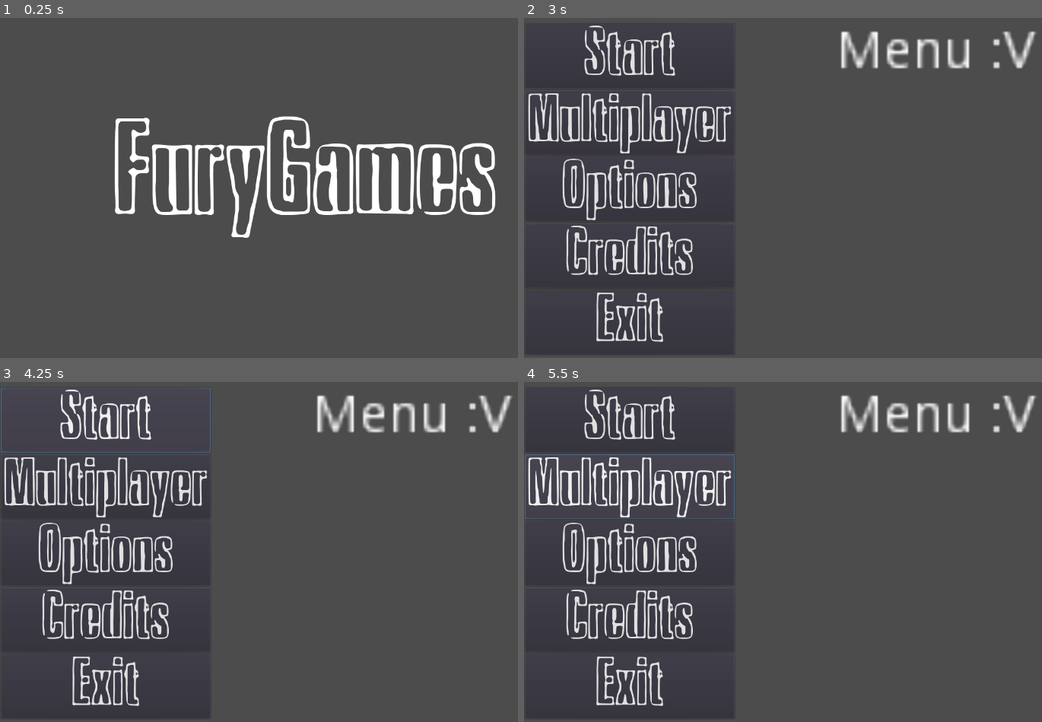
Above: before the commit, frames 1-4 (two rows, left to right).
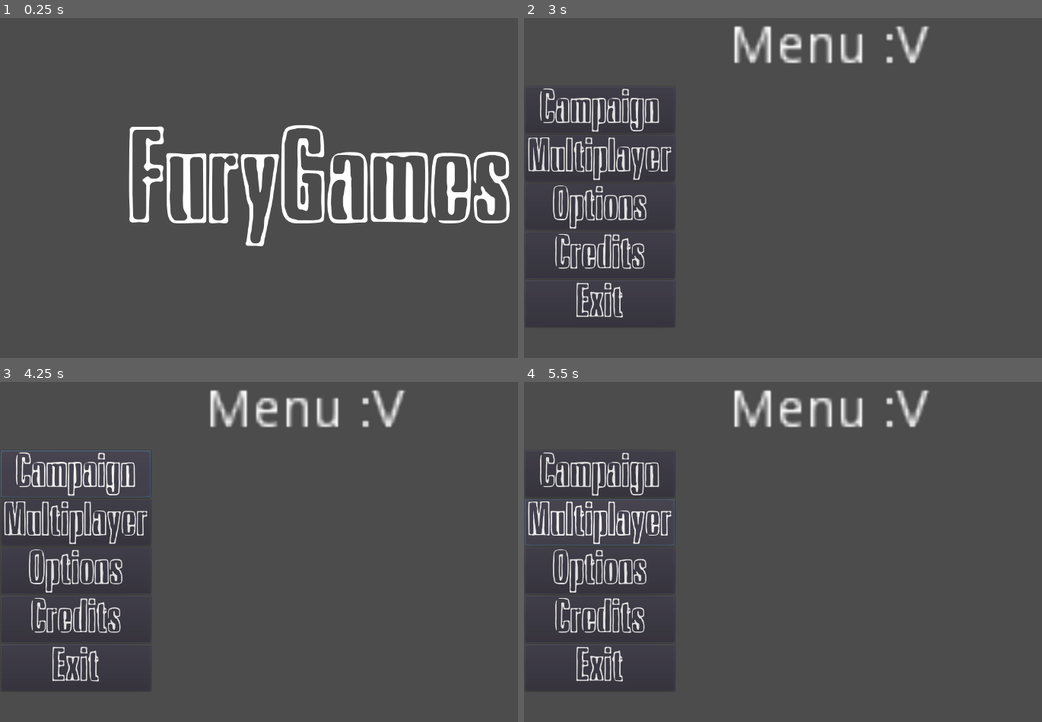
Above: after the commit, the same moments.

Repository: MatiasVME/HFTM
Game: Godot game, scene res://src/MainScreens/Splash.tscn
Two runs of this game, one before a commit and one after it. Both use one fixed random seed, a clock stepped at 60 frames per second and the inputs below.
Inputs (mouse positions are in pixels of both pictures, inside the frame that each line leads up to):
- Up to frame 1 (0.25 s): no input
- Up to frame 2 (3 s): tap Enter at 0.5, 2 s; move the mouse to (964, 171) at 0.52 s; hold D (right) 0.53-1.28 s; hold Right mouse button (right_click) 0.53-1.28 s; tap Space at 1.25, 2.75 s; move the mouse to (705, 205) at 1.27 s; hold S (down) 1.28-2.03 s; right-click (705, 205) at 1.35 s; move the mouse to (886, 113) at 2.02 s; hold D (right) 2.03-2.78 s; hold Right mouse button (right_click) 2.03-2.78 s; move the mouse to (798, 256) at 2.77 s; hold W (up) from 2.78 s (still down); right-click (798, 256) at 2.85 s
- Up to frame 3 (4.25 s): release W (up) at 3.5 s; click "Start" (after the commit: "Campaign") at 3.5 s
- Up to frame 4 (5.5 s): click "Start" (after the commit: "Campaign") at 4.25 s; click "Multiplayer" at 5 s

The runs differ from the first frame. In frame 1, 9.6% of the frame differs, in the area x 22-99%, y 28-68%; in frame 2, 11%; in frame 3, 12%; in frame 4, 12%, in the area x 0-99%, y 2-99%.

Commit message:
Disparo de la bala

Diff:
--- a/project.godot
+++ b/project.godot
@@ -13,6 +13,10 @@
 config/name="Humanity-For-The-Machine"
 run/main_scene="res://src/MainScreens/Splash.tscn"
 config/icon="res://icon.png"
+
+[autoload]
+
+ShotManager="*res://src/Singletons/ShotManager.tscn"
 
 [display]
 
--- a/src/Actors/Players/Player.gd
+++ b/src/Actors/Players/Player.gd
@@ -1,7 +1,9 @@
 extends Area2D
 
-onready var camera = get_node("Camera")
-onready var img = get_node("Image")
+onready var camera = $Camera
+onready var img = $Image
+
+var pistol_bullet = preload("res://src/Actors/Shots/PistolBullet.tscn")
 
 const SPEED = 200
 
@@ -31,5 +33,5 @@
 
 	if Input.is_action_pressed("right_click"):
 		print("ok")
-	#	var i_pistol_bullet = pistol_bullet.instance()
-	#	i_pistol_bullet.pistol_bullet(self, mouse_local_pos, delta)
+		var i_pistol_bullet = pistol_bullet.instance()
+		i_pistol_bullet.fire(self, mouse_local_pos, delta)
--- a/src/Actors/Shots/PistolBullet.gd
+++ b/src/Actors/Shots/PistolBullet.gd
@@ -4,7 +4,7 @@
 	if ShotManager.can_fire:
 		this.get_parent().add_child(self)
 		self.add_to_group("Bullets")
-		self.set_pos(this.get_pos())
+		self.set_position(this.get_position())
 		self.apply_impulse(Vector2(0,0), mouse_pos * delta * 200)
 		ShotManager.fire(5)
 
--- a/src/MainScreens/MainMenu.tscn
+++ b/src/MainScreens/MainMenu.tscn
@@ -5,7 +5,7 @@
 
 [sub_resource type="DynamicFont" id=1]
 
-size = 128
+size = 90
 use_mipmaps = false
 use_filter = false
 font_data = ExtResource( 2 )
@@ -21,10 +21,10 @@
 anchor_top = 0.0
 anchor_right = 0.0
 anchor_bottom = 0.0
-margin_left = 458.0
-margin_top = 24.0
-margin_right = 560.0
-margin_bottom = 38.0
+margin_left = 1.0
+margin_top = -3.0
+margin_right = 161.0
+margin_bottom = 16.0
 rect_scale = Vector2( 8, 8 )
 rect_pivot_offset = Vector2( 0, 0 )
 rect_clip_content = false
@@ -46,9 +46,9 @@
 anchor_right = 0.0
 anchor_bottom = 0.0
 margin_left = 2.0
-margin_top = 17.0
-margin_right = 451.0
-margin_bottom = 708.0
+margin_top = 149.0
+margin_right = 325.0
+margin_bottom = 650.0
 rect_pivot_offset = Vector2( 0, 0 )
 rect_clip_content = false
 mouse_filter = 1
@@ -62,8 +62,8 @@
 anchor_top = 0.0
 anchor_right = 0.0
 anchor_bottom = 0.0
-margin_right = 449.0
-margin_bottom = 135.0
+margin_right = 323.0
+margin_bottom = 97.0
 rect_pivot_offset = Vector2( 0, 0 )
 rect_clip_content = false
 mouse_filter = 0
@@ -78,19 +78,19 @@
 anchor_right = 0.0
 anchor_bottom = 0.0
 margin_left = 8.0
-margin_right = 449.0
-margin_bottom = 135.0
-rect_pivot_offset = Vector2( 0, 0 )
-rect_clip_content = false
-mouse_filter = 0
-size_flags_horizontal = 1
-size_flags_vertical = 1
-custom_fonts/font = SubResource( 1 )
-toggle_mode = false
-enabled_focus_mode = 2
-shortcut = null
-group = null
-text = "Start"
+margin_right = 323.0
+margin_bottom = 97.0
+rect_pivot_offset = Vector2( 0, 0 )
+rect_clip_content = false
+mouse_filter = 0
+size_flags_horizontal = 1
+size_flags_vertical = 1
+custom_fonts/font = SubResource( 1 )
+toggle_mode = false
+enabled_focus_mode = 2
+shortcut = null
+group = null
+text = "Campaign"
 flat = false
 _sections_unfolded = [ "custom_fonts" ]
 
@@ -100,9 +100,9 @@
 anchor_top = 0.0
 anchor_right = 0.0
 anchor_bottom = 0.0
-margin_top = 139.0
-margin_right = 449.0
-margin_bottom = 274.0
+margin_top = 101.0
+margin_right = 323.0
+margin_bottom = 198.0
 rect_pivot_offset = Vector2( 0, 0 )
 rect_clip_content = false
 mouse_filter = 0
@@ -116,8 +116,8 @@
 anchor_right = 0.0
 anchor_bottom = 0.0
 margin_left = 8.0
-margin_right = 449.0
-margin_bottom = 135.0
+margin_right = 323.0
+margin_bottom = 97.0
 rect_pivot_offset = Vector2( 0, 0 )
 rect_clip_content = false
 mouse_filter = 0
@@ -138,9 +138,9 @@
 anchor_top = 0.0
 anchor_right = 0.0
 anchor_bottom = 0.0
-margin_top = 278.0
-margin_right = 449.0
-margin_bottom = 413.0
+margin_top = 202.0
+margin_right = 323.0
+margin_bottom = 299.0
 rect_pivot_offset = Vector2( 0, 0 )
 rect_clip_content = false
 mouse_filter = 0
@@ -154,8 +154,8 @@
 anchor_right = 0.0
 anchor_bottom = 0.0
 margin_left = 8.0
-margin_right = 449.0
-margin_bottom = 135.0
+margin_right = 323.0
+margin_bottom = 97.0
 rect_pivot_offset = Vector2( 0, 0 )
 rect_clip_content = false
 mouse_filter = 0
@@ -176,9 +176,9 @@
 anchor_top = 0.0
 anchor_right = 0.0
 anchor_bottom = 0.0
-margin_top = 417.0
-margin_right = 449.0
-margin_bottom = 552.0
+margin_top = 303.0
+margin_right = 323.0
+margin_bottom = 400.0
 rect_pivot_offset = Vector2( 0, 0 )
 rect_clip_content = false
 mouse_filter = 0
@@ -192,8 +192,8 @@
 anchor_right = 0.0
 anchor_bottom = 0.0
 margin_left = 8.0
-margin_right = 449.0
-margin_bottom = 135.0
+margin_right = 323.0
+margin_bottom = 97.0
 rect_pivot_offset = Vector2( 0, 0 )
 rect_clip_content = false
 mouse_filter = 0
@@ -214,9 +214,9 @@
 anchor_top = 0.0
 anchor_right = 0.0
 anchor_bottom = 0.0
-margin_top = 556.0
-margin_right = 449.0
-margin_bottom = 691.0
+margin_top = 404.0
+margin_right = 323.0
+margin_bottom = 501.0
 rect_pivot_offset = Vector2( 0, 0 )
 rect_clip_content = false
 mouse_filter = 0
@@ -230,8 +230,8 @@
 anchor_right = 0.0
 anchor_bottom = 0.0
 margin_left = 8.0
-margin_right = 449.0
-margin_bottom = 135.0
+margin_right = 323.0
+margin_bottom = 97.0
 rect_pivot_offset = Vector2( 0, 0 )
 rect_clip_content = false
 mouse_filter = 0
--- a/src/MainScreens/Splash.tscn
+++ b/src/MainScreens/Splash.tscn
@@ -29,10 +29,10 @@
 anchor_top = 0.0
 anchor_right = 0.0
 anchor_bottom = 0.0
-margin_left = 239.0
-margin_top = 210.0
-margin_right = 1045.0
-margin_bottom = 469.0
+margin_left = 269.0
+margin_top = 228.0
+margin_right = 1075.0
+margin_bottom = 487.0
 rect_pivot_offset = Vector2( 403, 129 )
 rect_clip_content = false
 mouse_filter = 2
--- /dev/null
+++ b/src/Singletons/ShotManager.gd
@@ -0,0 +1,18 @@
+extends Node
+
+onready var timer = $Ticks
+
+var can_fire = true
+var wait = 0 # Tiempo a esperar
+var acum_wait = 0 # Tiempo esperado acumulado
+
+func fire(wait_ticks):
+	wait = wait_ticks * timer.get_wait_time()
+	can_fire = false
+
+func _on_Ticks_timeout():
+	acum_wait += timer.get_wait_time()
+
+	if acum_wait >= wait:
+		can_fire = true
+		acum_wait = 0
--- a/src/Singletons/ShotManager.tscn
+++ b/src/Singletons/ShotManager.tscn
@@ -1,10 +1,16 @@
-[gd_scene format=2]
+[gd_scene load_steps=2 format=2]
+
+[ext_resource path="res://src/Singletons/ShotManager.gd" type="Script" id=1]
 
 [node name="ShotManager" type="Node"]
+
+script = ExtResource( 1 )
 
 [node name="Ticks" type="Timer" parent="."]
 
 process_mode = 1
-wait_time = 1.0
+wait_time = 0.02
 one_shot = false
-autostart = false
+autostart = true
+
+[connection signal="timeout" from="Ticks" to="." method="_on_Ticks_timeout"]
